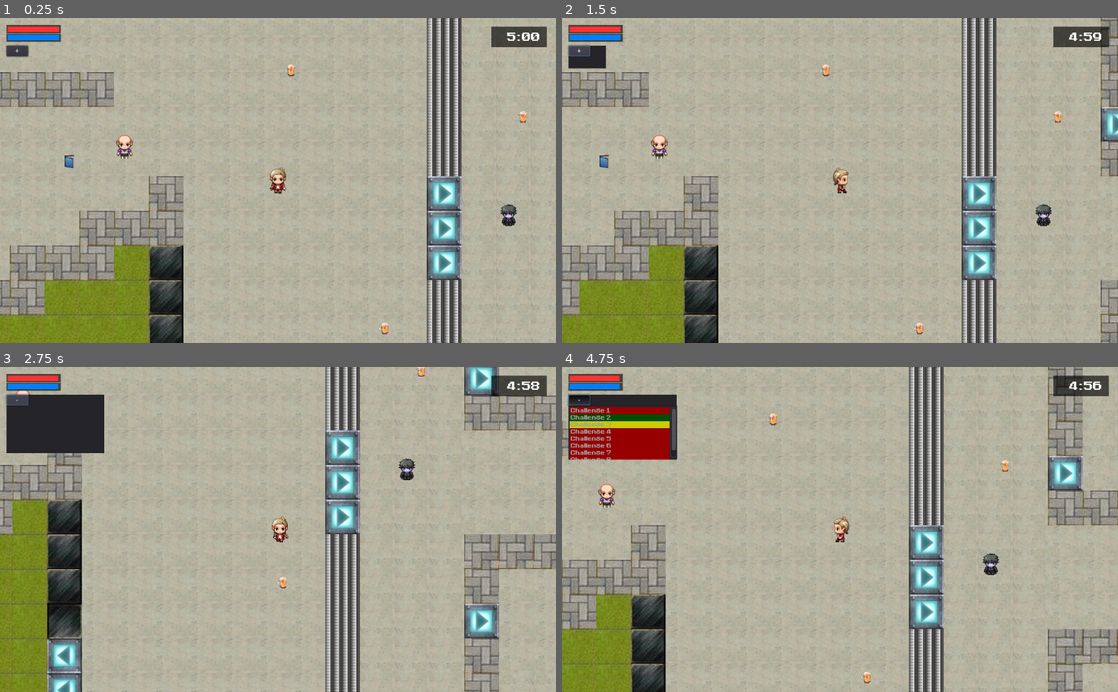
Above: before the commit, frames 1-4 (two rows, left to right).
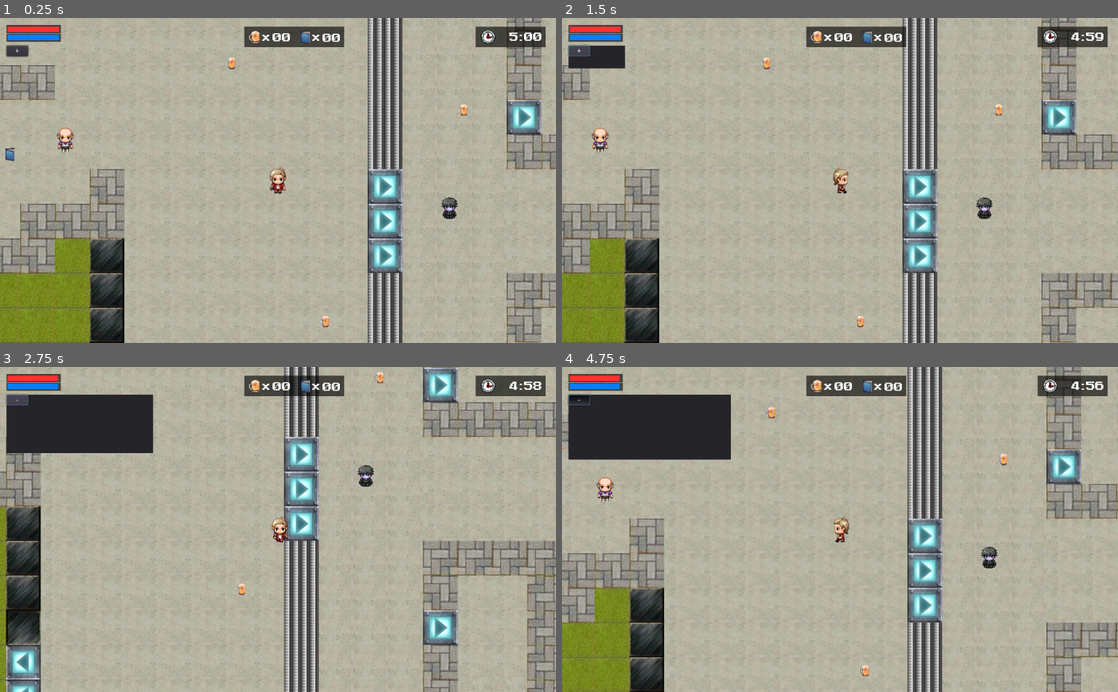
Above: after the commit, the same moments.

Repository: anamarisamacedo/FEUP-DJCO-PP
Game: Godot game, scene res://MainScene.tscn
Two runs of this game, one before a commit and one after it. Both use one fixed random seed, a clock stepped at 60 frames per second and the inputs below.
Inputs:
- Up to frame 1 (0.25 s): no input
- Up to frame 2 (1.5 s): click "+" at 0.5 s; tap Enter at 1.25 s; hold Right (move_right) from 1.28 s (still down); hold Space (interact) from 1.28 s (still down)
- Up to frame 3 (2.75 s): tap B at 1.55, 2.1 s; release Right (move_right) at 2.03 s; release Space (interact) at 2.03 s; hold Down (move_down) from 2.03 s (still down); tap Space (interact) at 2.3 s
- Up to frame 4 (4.75 s): release Down (move_down) at 2.78 s; hold Right (move_right) 2.78-3.53 s; hold Space (interact) 2.78-3.53 s; tap B at 3.05, 3.6, 4.55 s; hold Up (move_up) 3.53-4.28 s; tap Space (interact) at 3.8 s; hold Left (move_left) from 4.28 s (still down); hold Space (interact) from 4.28 s (still down)

The runs differ from the first frame. In frame 1, 30% of the frame differs, in the area x 0-100%, y 0-100%; in frame 2, 30%; in frame 3, 34%; in frame 4, 19%.

Commit message:
Added Beer and Book gui

Diff:
--- a/How To Survive MIEIC/Book.gd
+++ b/How To Survive MIEIC/Book.gd
@@ -16,4 +16,4 @@
 func _on_Book_body_entered(body):
 	if body.name == "Player":
 		get_tree().queue_delete(self)
-		player.number_books += 1
+		player.add_book()
--- /dev/null
+++ b/How To Survive MIEIC/Item Count.gd
@@ -0,0 +1,14 @@
+extends ColorRect
+
+func _on_Player_player_beers_changed(var player):
+	if player.number_beers < 10:
+		$no_beers.text = "0" + str(player.number_beers)
+	else:
+		$no_beers.text = str(player.number_beers)
+
+
+func _on_Player_player_books_changed(var player):
+	if player.number_books < 10:
+		$no_books.text = "0" + str(player.number_books)
+	else:
+		$no_books.text = str(player.number_books)
--- a/How To Survive MIEIC/MainScene.tscn
+++ b/How To Survive MIEIC/MainScene.tscn
@@ -15,6 +15,10 @@
 [ext_resource path="res://NPC_Professor.tscn" type="PackedScene" id=13]
 [ext_resource path="res://Book.tscn" type="PackedScene" id=14]
 [ext_resource path="res://Font/NineteenEightySeven-MzMJ.ttf" type="DynamicFontData" id=15]
+[ext_resource path="res://Sprites/Items/beer.png" type="Texture" id=16]
+[ext_resource path="res://Sprites/Items/bluebook.png" type="Texture" id=17]
+[ext_resource path="res://Sprites/Items/clock.png" type="Texture" id=18]
+[ext_resource path="res://Item Count.gd" type="Script" id=19]
 
 [sub_resource type="DynamicFont" id=2]
 size = 8
@@ -118,9 +122,9 @@
 }
 
 [node name="Timer" type="ColorRect" parent="CanvasLayer"]
-margin_left = 905.0
+margin_left = 876.0
 margin_top = 16.0
-margin_right = 1007.0
+margin_right = 1005.0
 margin_bottom = 54.0
 color = Color( 0, 0, 0, 0.627451 )
 __meta__ = {
@@ -128,8 +132,8 @@
 }
 
 [node name="Minutes" type="Label" parent="CanvasLayer/Timer"]
-margin_left = 6.0
-margin_right = 46.0
+margin_left = 39.0
+margin_right = 79.0
 margin_bottom = 40.0
 custom_fonts/font = ExtResource( 9 )
 text = "00"
@@ -139,9 +143,14 @@
 "_edit_use_anchors_": false
 }
 
+[node name="clock" type="Sprite" parent="CanvasLayer/Timer/Minutes"]
+position = Vector2( -16.1172, 19.1999 )
+scale = Vector2( 0.0704326, 0.0704326 )
+texture = ExtResource( 18 )
+
 [node name="Label" type="Label" parent="CanvasLayer/Timer"]
-margin_left = 46.0
-margin_right = 56.0
+margin_left = 79.0
+margin_right = 89.0
 margin_bottom = 40.0
 custom_fonts/font = ExtResource( 9 )
 text = ":"
@@ -152,8 +161,8 @@
 }
 
 [node name="Seconds" type="Label" parent="CanvasLayer/Timer"]
-margin_left = 56.0
-margin_right = 96.0
+margin_left = 89.0
+margin_right = 129.0
 margin_bottom = 40.0
 custom_fonts/font = ExtResource( 9 )
 custom_colors/font_color = Color( 1, 1, 1, 1 )
@@ -184,7 +193,7 @@
 
 [node name="ItemList" type="ItemList" parent="CanvasLayer/Control/Panel"]
 margin_top = 20.0
-margin_right = 200.0
+margin_right = 300.0
 margin_bottom = 120.0
 custom_fonts/font = SubResource( 2 )
 __meta__ = {
@@ -203,8 +212,82 @@
 margin_bottom = 20.0
 text = "+"
 
+[node name="Item Count" type="ColorRect" parent="CanvasLayer"]
+margin_left = 450.0
+margin_top = 16.0
+margin_right = 634.0
+margin_bottom = 54.0
+color = Color( 0, 0, 0, 0.627451 )
+script = ExtResource( 19 )
+__meta__ = {
+"_edit_use_anchors_": false
+}
+
+[node name="x" type="Label" parent="CanvasLayer/Item Count"]
+margin_left = 7.74997
+margin_right = 47.75
+margin_bottom = 40.0
+custom_fonts/font = ExtResource( 9 )
+text = "x"
+align = 2
+valign = 1
+__meta__ = {
+"_edit_use_anchors_": false
+}
+
+[node name="no_beers" type="Label" parent="CanvasLayer/Item Count"]
+margin_left = 52.25
+margin_top = 1.25
+margin_right = 92.25
+margin_bottom = 41.25
+custom_fonts/font = ExtResource( 9 )
+custom_colors/font_color = Color( 1, 1, 1, 1 )
+custom_colors/font_outline_modulate = Color( 1, 1, 1, 1 )
+text = "00"
+valign = 1
+__meta__ = {
+"_edit_use_anchors_": false
+}
+
+[node name="x2" type="Label" parent="CanvasLayer/Item Count"]
+margin_left = 99.75
+margin_top = 0.25
+margin_right = 139.75
+margin_bottom = 40.25
+custom_fonts/font = ExtResource( 9 )
+text = "x"
+align = 2
+valign = 1
+__meta__ = {
+"_edit_use_anchors_": false
+}
+
+[node name="no_books" type="Label" parent="CanvasLayer/Item Count"]
+margin_left = 144.25
+margin_top = 1.5
+margin_right = 184.25
+margin_bottom = 41.5
+custom_fonts/font = ExtResource( 9 )
+custom_colors/font_color = Color( 1, 1, 1, 1 )
+custom_colors/font_outline_modulate = Color( 1, 1, 1, 1 )
+text = "00"
+valign = 1
+__meta__ = {
+"_edit_use_anchors_": false
+}
+
+[node name="bluebook" type="Sprite" parent="CanvasLayer/Item Count"]
+position = Vector2( 112.248, 20.4601 )
+scale = Vector2( 0.7, 0.7 )
+texture = ExtResource( 17 )
+
+[node name="beer" type="Sprite" parent="CanvasLayer/Item Count"]
+position = Vector2( 18.1035, 19.3165 )
+scale = Vector2( 0.025, 0.02 )
+texture = ExtResource( 16 )
+
 [node name="Player" parent="." instance=ExtResource( 1 )]
-position = Vector2( 173.912, 141 )
+position = Vector2( 282.912, 154 )
 
 [node name="AnimationPlayer2" type="AnimationPlayer" parent="Player"]
 "anims/Game Over" = SubResource( 1 )
@@ -247,5 +330,7 @@
 
 [node name="Timer" type="Timer" parent="."]
 script = ExtResource( 7 )
+[connection signal="player_beers_changed" from="Player" to="CanvasLayer/Item Count" method="_on_Player_player_beers_changed"]
+[connection signal="player_books_changed" from="Player" to="CanvasLayer/Item Count" method="_on_Player_player_books_changed"]
 [connection signal="player_stats_changed" from="Player" to="CanvasLayer/StudyXP" method="_on_Player_player_stats_changed"]
 [connection signal="player_stats_changed" from="Player" to="CanvasLayer/SocialXP" method="_on_Player_player_stats_changed"]
--- a/How To Survive MIEIC/NPC_Praxis.gd
+++ b/How To Survive MIEIC/NPC_Praxis.gd
@@ -85,6 +85,9 @@
 					dialogue_state = 5
 					# Show dialogue popup
 					dialoguePopup.dialogue = "Eish, és o maior! Vou falar de ti aos meus amigos!"
+					# Update Player XP
+					player.add_social(xp_increase)
+					player.remove_beer()
 					dialoguePopup.answers = "[A] Obrigado"
 					dialoguePopup.open()
 				5:
@@ -110,13 +113,13 @@
 					dialoguePopup.open()
 				1:
 					if player.number_beers > 0 and answer == "A":
+						# Update dialogue tree state
+						dialogue_state = 2
+						# Show dialogue popup
+						dialoguePopup.dialogue = "Eish, és o maior! Vou falar de ti aos meus amigos!"
 						# Update Player XP
 						player.add_social(xp_increase)
 						player.remove_beer()
-						# Update dialogue tree state
-						dialogue_state = 2
-						# Show dialogue popup
-						dialoguePopup.dialogue = "Eish, és o maior! Vou falar de ti aos meus amigos!"
 						dialoguePopup.answers = "[A] Obrigado"
 						dialoguePopup.open()
 					else:
--- a/How To Survive MIEIC/NPC_Professor.gd
+++ b/How To Survive MIEIC/NPC_Professor.gd
@@ -63,14 +63,13 @@
 				2:
 					match answer:
 						"A":
-							# Update Player XP
-							player.add_study(xp_increase)
-							player.number_books = player.number_books - 1
-							print(player.number_books)
 							# Update dialogue tree state
 							dialogue_state = 4
 							# Show dialogue popup
 							dialoguePopup.dialogue = "Boa, Manel! Vou ter este relatório em consideração na tua nota."
+							# Update Player XP
+							player.add_study(xp_increase)
+							player.remove_book()
 							dialoguePopup.answers = "[A] Obrigado"
 							dialoguePopup.open()
 					match answer:
--- a/How To Survive MIEIC/Panel.gd
+++ b/How To Survive MIEIC/Panel.gd
@@ -3,14 +3,20 @@
 var is_expanded = false
 
 var ItemListContent = [
-	"Challenge 1",
-	"Challenge 2",
-	"Challenge 3",
-	"Challenge 4",
-	"Challenge 5",
-	"Challenge 6",
-	"Challenge 7",
-	"Challenge 8"]
+	"Recolher 5 Apontamentos",
+	"Recolher 5 Finos",
+	"Conversar com 5 Estudantes",
+	"Entregar Apontamentos a 3 Profs",
+	"Passar a um Teste", #encontrar a sala e responder a metade das perguntas corretamente
+	]
+var SecretItemList = [
+	"Convencer um Prof a Subir-te a Nota", #através de um diálogo elaborado
+	"Encontrar os Apontamentos Mágicos", #estão encondidos algures na FEUP e permitem completar challenges académicos automaticamente
+	"Encontrar o Fantasma da FEUP", #só engraçado -> o fantasma conta-te histórias engraçadas da FEUP
+	"Matar um Zombie", #pressionando uma tecla random tipo F perto de um zombie
+	"Copiar num Teste", #encontrar uma sala de testes e convencer um estudante a deixar-te copiar
+]
+
 var item_list
 var button
 
@@ -26,6 +32,7 @@
 
 	complete_challenge(1)
 	challenge_in_progress(2)
+	add_secret_challenge("Secret Challenge 1")
 	#item_list.select(0,true) #This sets a default so we don't have
 
 func expand():
@@ -43,9 +50,9 @@
 	#resize to target size
 	if is_expanded:
 		rect_size.y = lerp(rect_size.y, 120, 0.1)
-		rect_size.x = lerp(rect_size.x, 200, 0.1)
+		rect_size.x = lerp(rect_size.x, 300, 0.1)
 		button.text = "-"
-		if rect_size.x >= 199:
+		if rect_size.x >= 299:
 			item_list.visible = true
 
 	else:
@@ -61,12 +68,6 @@
 
 func ReportListItem():
 	var ItemNo = item_list.get_selected_items()
-
-	#The output ItemNo is a list of selected items.  Use this to select
-	#The matching component from the associated array, ItemListContent.
-
-	var SelectedItemtext = ItemListContent[ItemNo[0]]
-	get_node("Label - output").set_text(str(SelectedItemtext))
 	print(ItemNo)
 
 func complete_challenge(item_id):
@@ -74,3 +75,7 @@
 
 func challenge_in_progress(item_id):
 	item_list.set_item_custom_bg_color(item_id, Color(0.8, 0.8, 0, 1))
+
+func add_secret_challenge(text):
+	item_list.add_item(text,null,false)
+	complete_challenge(item_list.get_item_count() - 1)
--- a/How To Survive MIEIC/Player.gd
+++ b/How To Survive MIEIC/Player.gd
@@ -11,6 +11,8 @@
 var moveSpeed = 250
 var interactDist = 70
 signal player_stats_changed
+signal player_beers_changed
+signal player_books_changed
 
 var vel = Vector2()
 var facingDir = Vector2()
@@ -129,8 +131,20 @@
 
 func add_beer():
 	number_beers += 1
-	print(number_beers)
+	print("Beers: " + str(number_beers))
+	emit_signal("player_beers_changed", self)
 
 func remove_beer():
 	number_beers -= 1
-	print(number_beers)
+	print("Beers: " +  str(number_beers))
+	emit_signal("player_beers_changed", self)
+
+func add_book():
+	number_books += 1
+	print("Books: " + str(number_books))
+	emit_signal("player_books_changed", self)
+
+func remove_book():
+	number_books -= 1
+	print("Books: " +  str(number_books))
+	emit_signal("player_books_changed", self)
Not shown: 1 places in How To Survive MIEIC/MainScene.tscn that only renumber resources
Binary file added: How To Survive MIEIC/Sprites/Items/clock.png
Not shown, added: How To Survive MIEIC/Sprites/Items/clock.png.import
